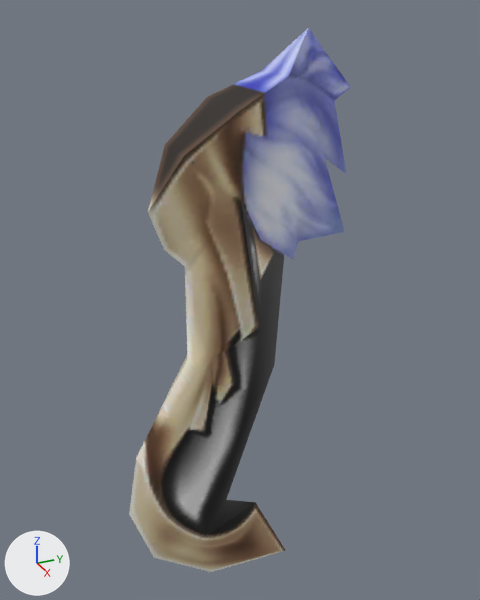
One commit to the FBX model fbx/w302068_02/w302068_02.fbx: the scene before it, then after it.
The view is the same before and after, from a camera (50 mm lens) standing at (0.00661, -0.00269, -0.00015) and looking at (-0.0002, 0.00037, -0.00355). The axes (+X, +Y, +Z) are drawn at lower left. The lights are the same throughout. Where no turn or scale is listed for an object, it has been applied to the vertices.

The first picture shows 'mSaya'.
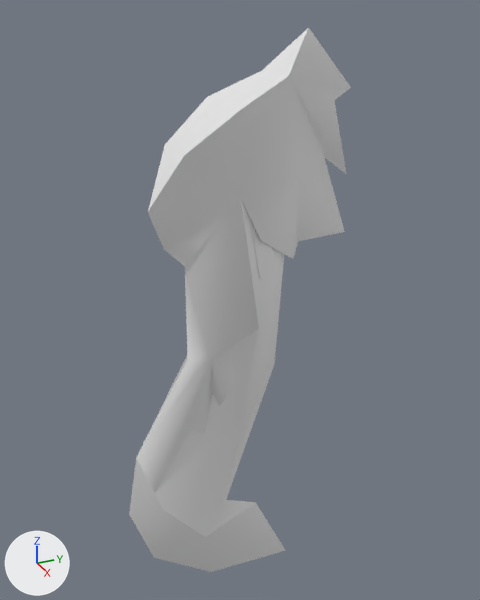
The newer file is also turned or shifted as a whole; pictures and numbers use the older file's frame.

Patch to the scene script:
```diff
--- a/fbx/w302068_02/w302068_02.fbx.py
+++ b/fbx/w302068_02/w302068_02.fbx.py
@@ me_msaya @@
 me_msaya.from_pydata(...)  # 66 vertices, 99 faces; spans x -0.00046..0.00046, y -0.00127..0.0017, z -0.00773..-0.00045
-me_msaya.materials.append(mat_mtwepkatana)  # picture img_w302068_01_png
```

Where the change shows, as pixel boxes [x1, y1, x2, y2] in the pictures (480 x 600 px):
'mSaya', recoloured
    both: [129, 28, 351, 572]
